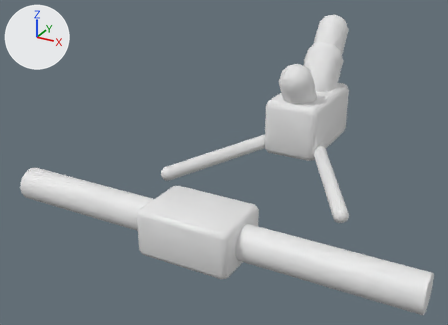
Renders of the OBJ model parts/meshes/b_frame_chopper_trike_trim.obj from each side of a commit.
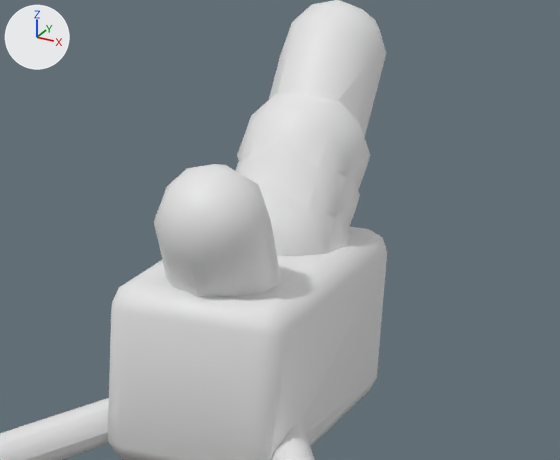
There are two pictures of each version: one whole from a 50 mm camera at (0.969, -2.284, 0.718) aimed at (-0.135, -0.279, -0.285), one close up on the part from 52% to 89% of the width and 5% to 47% of the height. Lighting does not change. The marker at upper left points along +X, +Y and +Z. The first two pictures are the older version. Where no turn or scale is listed for an object, it has been applied to the vertices. Vertices at exactly the same position are counted once.

Names of what the first close-up shows: 'b_frame_chopper_trike_trim'.
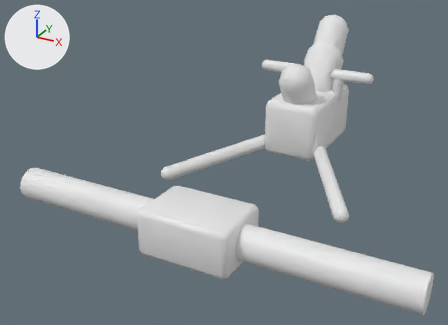
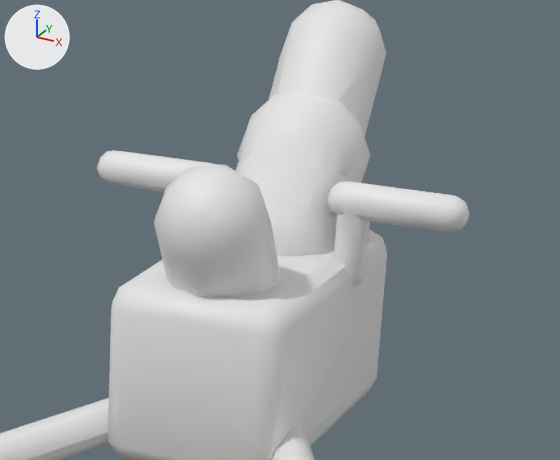
What the commit changed:
me_b_frame_chopper_trike_trim is used by ob_b_frame_chopper_trike_trim; location (0.0, 0.0, 0.0).
me_b_frame_chopper_trike_trim had 490 vertices, 972 faces and spanned x -0.76..0.77, y -0.84..0.6, z -0.42..0.19.
me_b_frame_chopper_trike_trim now has 698 vertices, 1388 faces and spans x -0.76..0.77, y -0.84..0.6, z -0.42..0.19.
me_b_frame_chopper_trike_trim part 1: 208 vertices added at x -0.26..0.28, y 0.3..0.35, z -0.16..-0.01.

Changed parts and their boxes (x1, y1, x2, y2) in the close-ups (560 x 460 px):
'b_frame_chopper_trike_trim', reshaped
    before: (0, 0, 387, 460)
    after: (0, 0, 469, 460)
part 1 of me_b_frame_chopper_trike_trim, added
    after: (97, 150, 469, 423)
